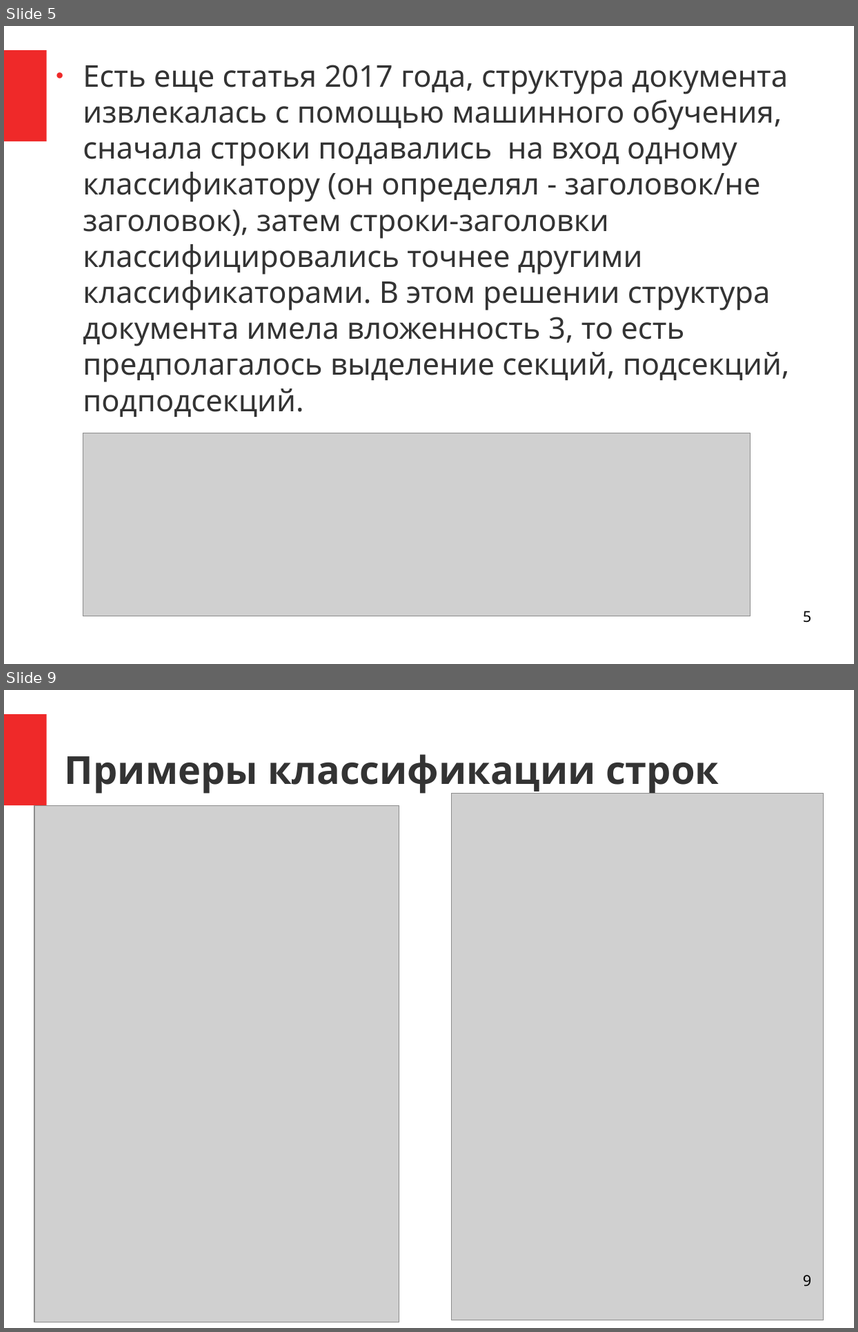
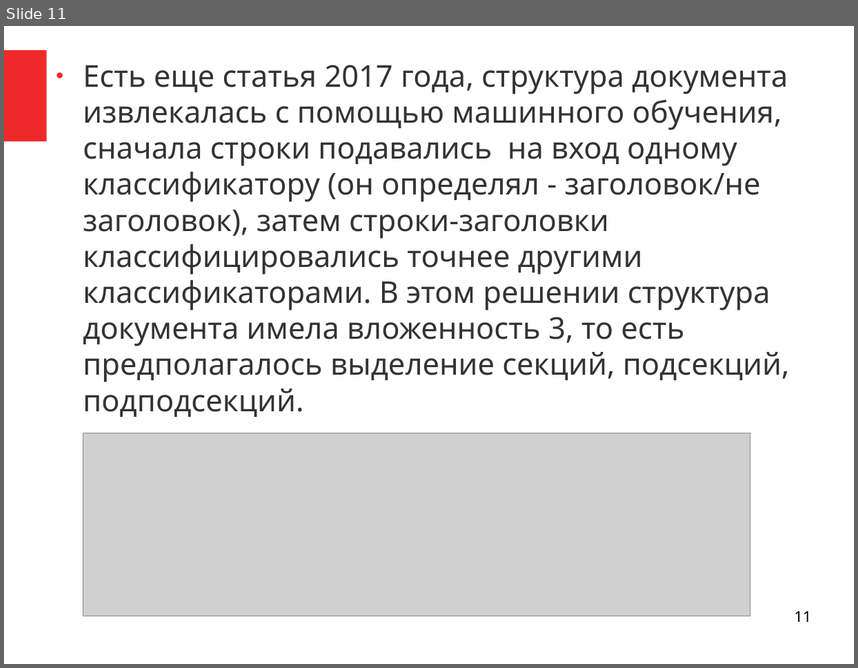
Before and after one commit to NastyBoget/document_structure_extraction, a slide deck: статьи/защита.odp. Shown one above the other, each under a label of ours: slides 5 and 9 before the commit, slide 11 after it; the slides between them are not shown. The pictures are 858x1332 and 858x668 pixels, drawn with LibreOffice and Linux fonts; fonts in the diff are those of the drawing; grey boxes stand for pictures. Boxes give left, top, right and bottom in pixels: in the first picture for what was removed or moved away, otherwise in the second. Text is boxed around its words. In the diff, an @@ line names an element or a change of style, - is before the commit and + after.

```diff
--- a/статьи/защита.odp
+++ b/статьи/защита.odp
@@ slide 9 removed at (x1=4, y1=690, x2=854, y2=1328), background #FFFFFF; not listed: 1 template element that a slide beside it also shows @@
@@ title removed at (x1=65, y1=754, x2=719, y2=794) @@
-Примеры классификации строк
@@ picture removed at (x1=34, y1=806, x2=399, y2=1322) @@
@@ picture removed at (x1=451, y1=793, x2=824, y2=1319) @@
@@ page number removed at (x1=803, y1=1274, x2=811, y2=1286) @@
-9
@@ what was slide 5 is now slide 11 @@
@@ page number at (x1=794, y1=610, x2=811, y2=621): text changed @@
-5
+11
```
Also in this commit, not shown: 9 slides changed, 2 slides added, 3 other slides removed, 5 other files.
